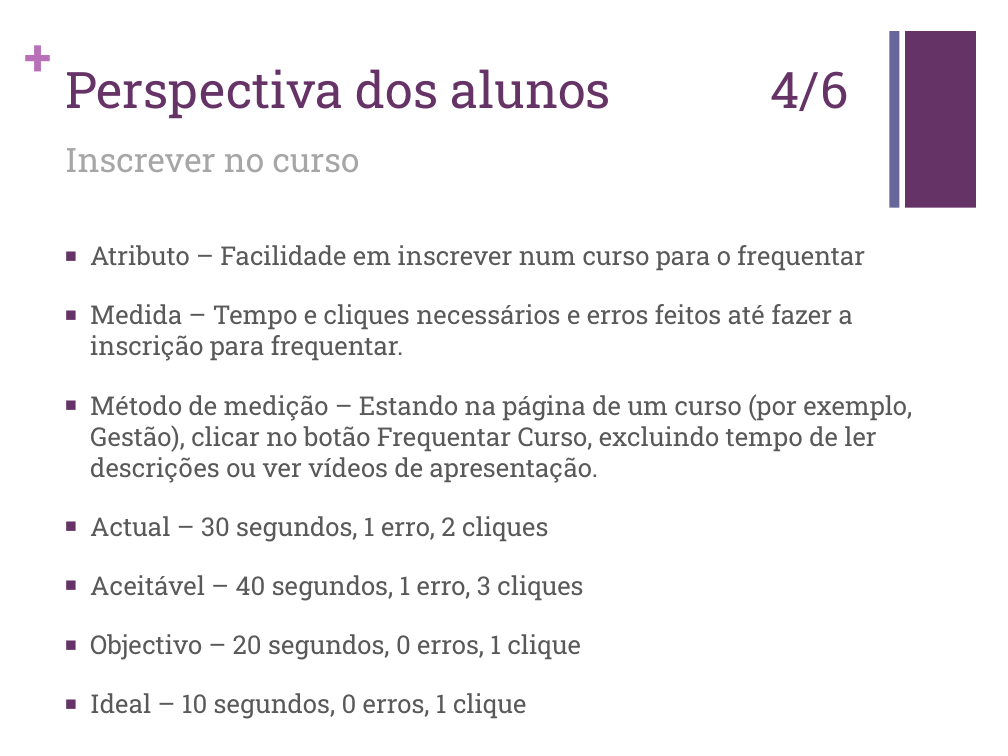
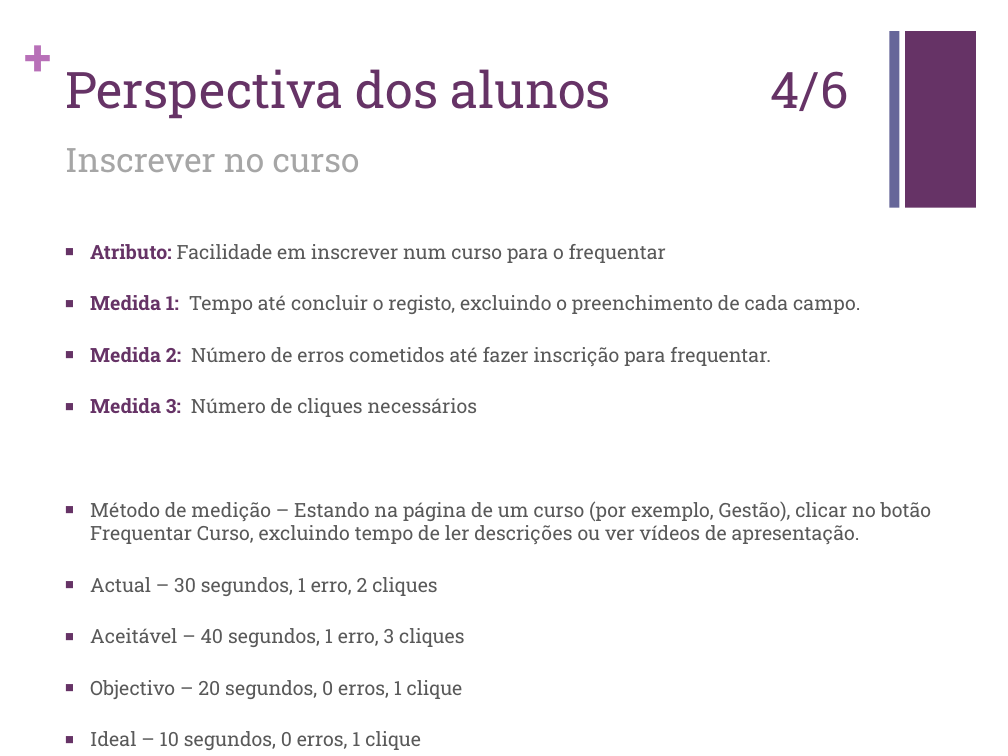
Before and after one commit to carboned4/C_C_U-2015-10, a slide deck: slide 8 of Aula 08/G10 - Apresentacao - Lab08.pptx (slide 6 before the commit). Drawn at 1008x756 pixels with LibreOffice and Linux fonts; fonts in the diff are those of the drawing. Boxes give left, top, right and bottom in pixels: in the first picture for what was removed or moved away, otherwise in the second. Text is boxed around its words. In the diff, an @@ line names an element or a change of style, - is before the commit and + after.

```diff
--- a/Aula 08/G10 - Apresentacao - Lab08.pptx
+++ b/Aula 08/G10 - Apresentacao - Lab08.pptx
@@ text at (90,244,860,417): text changed; size 18.5 to 14 pt @@
-■ Atributo – Facilidade em inscrever num curso para o frequentar
-■ Medida – Tempo e cliques necessários e erros feitos até fazer a inscrição para frequentar.
+■ Atributo: Facilidade em inscrever num curso para o frequentar
+■ Medida 1: Tempo até concluir o registo, excluindo o preenchimento de cada campo.
+■ Medida 2: Número de erros cometidos até fazer inscrição para frequentar.
+■ Medida 3: Número de cliques necessários
@@ text at (90,501,931,699): size 18.5 to 14 pt in "Método de medição – Estando na página ...", "Actual – 30 segundos, 1 erro, 2 ...", "Aceitável – 40 segundos, 1 erro, 3 ...", "Objectivo – 20 segundos, 0 erros, 1 ..." and 1 more places @@
```
Also in this commit, not shown: 7 other slides changed, 2 slides added.
